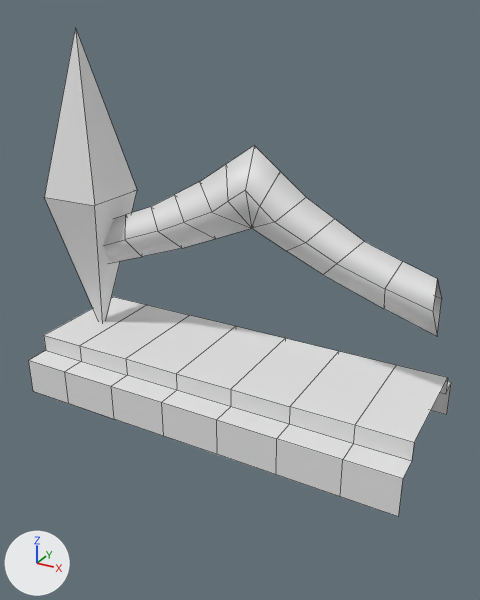
What one commit did to the FBX model Assets/Project/Art/Environment/Kit Jardins/SM_Fences_Garden.fbx.
Before and after are seen from a 50 mm lens placed at (-34.392, -4.684, 0.469), pointed at (-34.763, -4.01, 0.132). The lights are fixed; the arrows at lower left show +X, +Y and +Z. Mesh edges are drawn as thin lines. Where no turn or scale is listed for an object, it has been applied to the vertices.

Objects in the first picture: 'SM_Fences_Garden'.
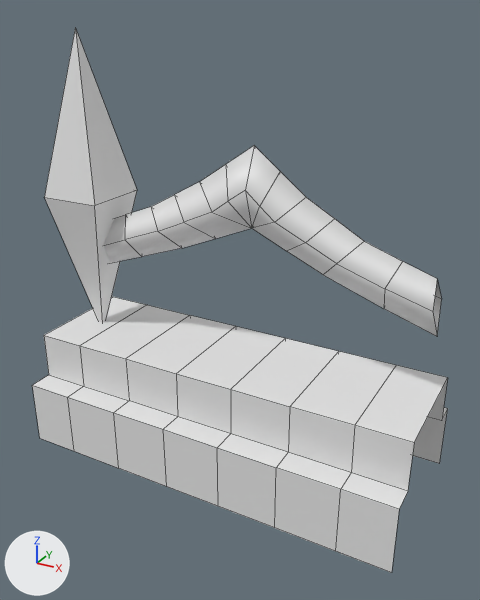
The newer file is also turned or shifted as a whole; pictures and numbers use the older file's frame.

The change, as a list of edits to the scene's bpy script:
```text
Change me_sm_fences_garden:
    where me_sm_fences_garden.from_pydata(...)  # 118 vertices, 105 faces; spans x -0.043..0.486, y -0.111..0.111, z -0.03..0.447
    used by ob_sm_fences_garden; location = (-35.0, -4.0, 0.0)
    me_sm_fences_garden part 1: all 24 vertices in x -0.043..0.486, y -0.111..-0.078, z -0.03..0.02 are scaled about their middle by (1, 1, 1.8), then moved by (0.0, 0.0, -0.06)
    me_sm_fences_garden part 2: all 24 vertices in x -0.043..0.486, y 0.078..0.111, z -0.03..0.02 are scaled about their middle by (1, 1, 1.8), then moved by (0.0, 0.0, -0.06)
```

Pixel boxes [x1, y1, x2, y2] of what changed, in the pictures (480 x 600 px; the box of a moved part takes in the faces that stretch with it):
'SM_Fences_Garden', reshaped (12% taller): before [29, 27, 451, 516]; after [32, 27, 448, 573]
part 1 of me_sm_fences_garden, moved or reshaped: before [29, 335, 414, 516]; after [32, 335, 414, 573]
part 2 of me_sm_fences_garden, moved or reshaped: before [431, 378, 451, 415]; after [412, 378, 448, 464]
